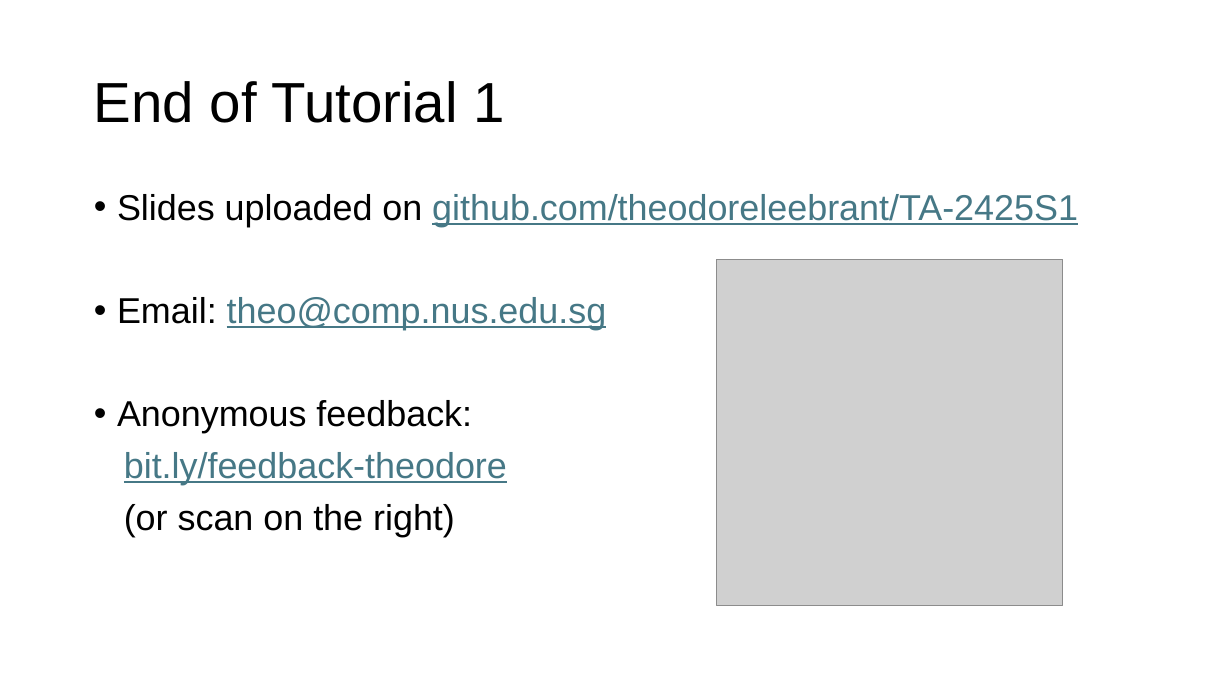
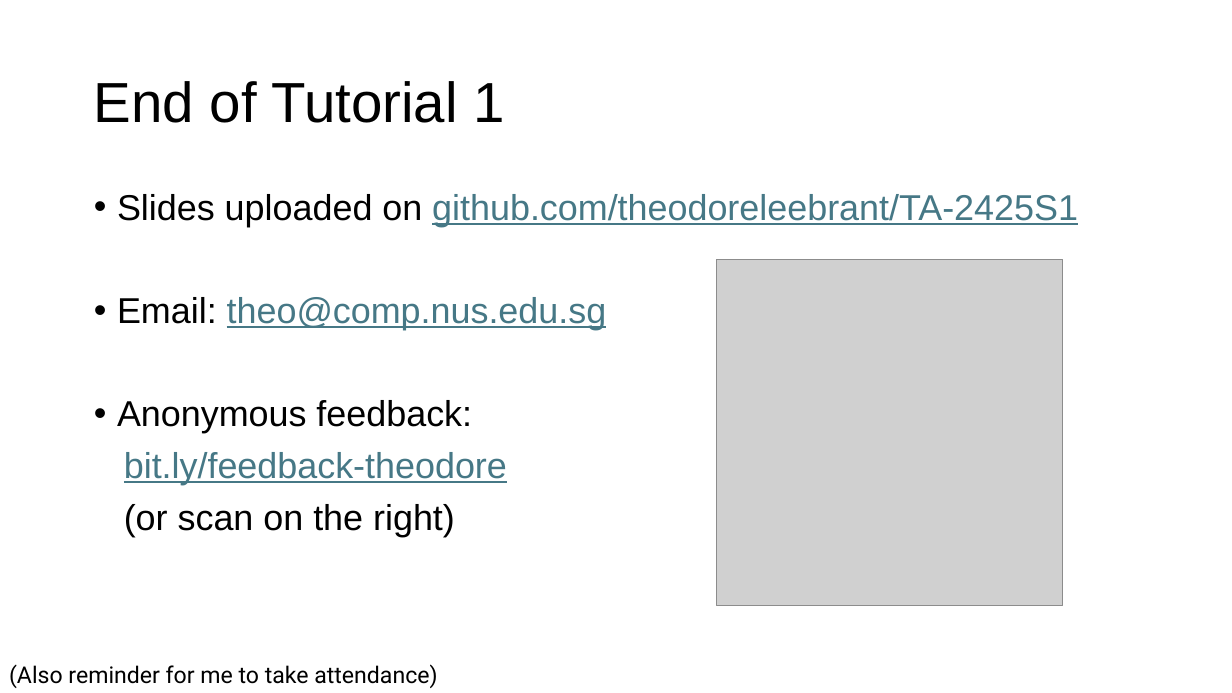
Before and after one commit to theodoreleebrant/TA-2425S1, a slide deck: slide 27 of CS2100/CS2100 Tutorial 1.pptx (slide 34 before the commit). Drawn at 1232x693 pixels with LibreOffice and Linux fonts; fonts in the diff are those of the drawing; grey boxes stand for pictures. Boxes give left, top, right and bottom in pixels: in the first picture for what was removed or moved away, otherwise in the second. Text is boxed around its words. In the diff, an @@ line names an element or a change of style, - is before the commit and + after.

```diff
--- a/CS2100/CS2100 Tutorial 1.pptx
+++ b/CS2100/CS2100 Tutorial 1.pptx
@@ text added at (9, 664, 437, 688), 18 pt, text #000000 @@
+(Also reminder for me to take attendance)
```
Also in this commit, not shown: 3 other slides changed, 7 slides removed, 3 other files.
